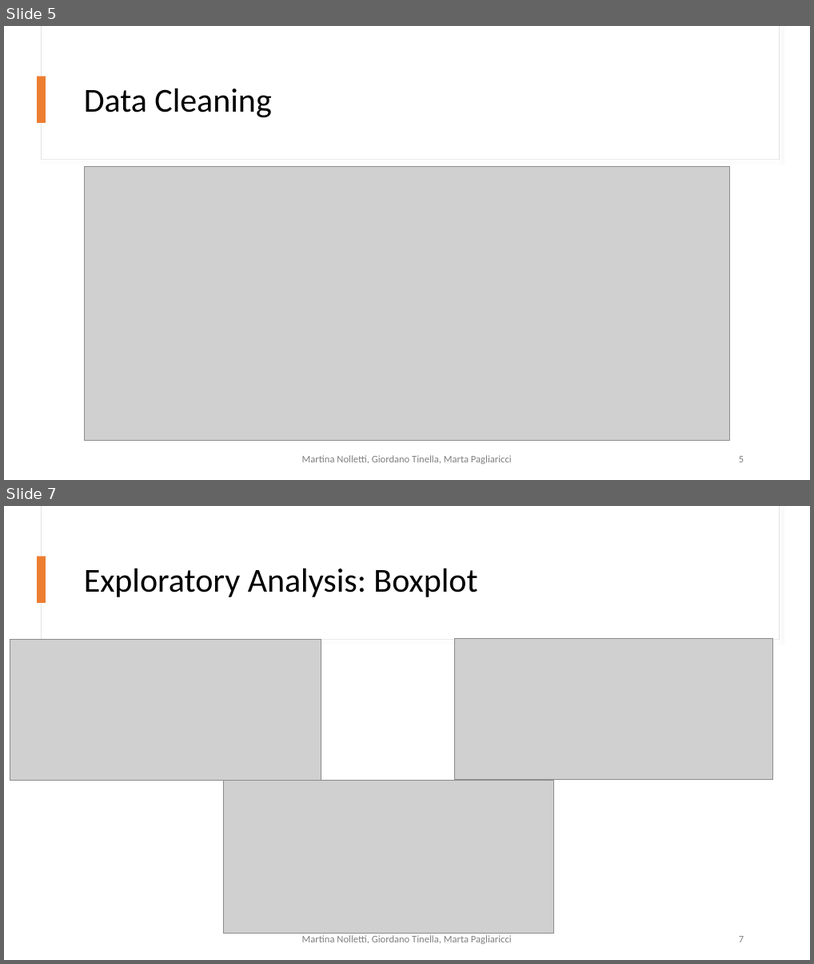
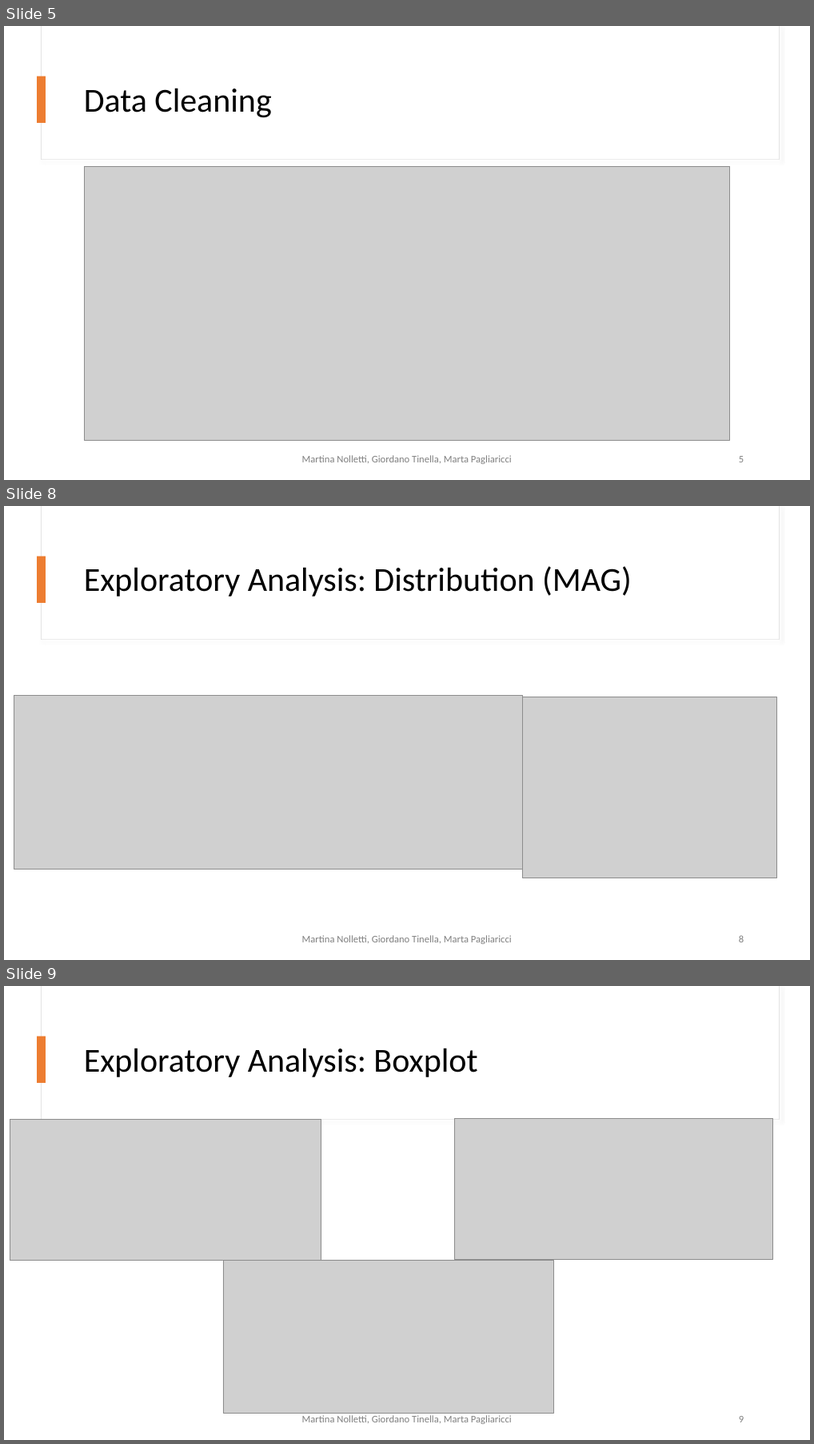
Before and after one commit to GiordanoT/predictive-analytics, a slide deck: DataAnalytics_DatasetActivities.pptx. Shown one above the other, each under a label of ours: slides 5 and 7 before the commit, slides 5, 8 and 9 after it; the slides between them are not shown. The pictures are 814x964 and 814x1444 pixels, drawn with LibreOffice and Linux fonts; fonts in the diff are those of the drawing; grey boxes stand for pictures. Boxes give left, top, right and bottom in pixels: in the first picture for what was removed or moved away, otherwise in the second. Text is boxed around its words. In the diff, an @@ line names an element or a change of style, - is before the commit and + after.

```diff
--- a/DataAnalytics_DatasetActivities.pptx
+++ b/DataAnalytics_DatasetActivities.pptx
@@ slide 8 added at [4, 506, 810, 960], background #FFFFFF @@
@@ rectangle added at [41, 506, 779, 640], fill #FFFFFF, outline #E1E1E1 0.75 pt @@
@@ rectangle added at [42, 506, 779, 639], fill #FFFFFF @@
@@ rectangle added at [38, 556, 46, 603], fill #ED7D31 @@
@@ title added at [84, 566, 632, 596], 40 pt, text #000000 @@
+Exploratory Analysis: Distribution (MAG)
@@ picture added at [14, 696, 522, 869] @@
@@ picture added at [522, 696, 777, 877] @@
@@ text added at [302, 935, 512, 944], 12 pt, text #808080 @@
+Martina Nolletti, Giordano Tinella, Marta Pagliaricci
@@ page number added at [739, 935, 744, 942], 12 pt, text #808080 @@
+8
@@ what was slide 7 is now slide 9 @@
@@ page number at [739, 1416, 744, 1422]: text changed @@
-7
+9
```
Also in this commit, not shown: 2 slides changed, 1 other slide added.
